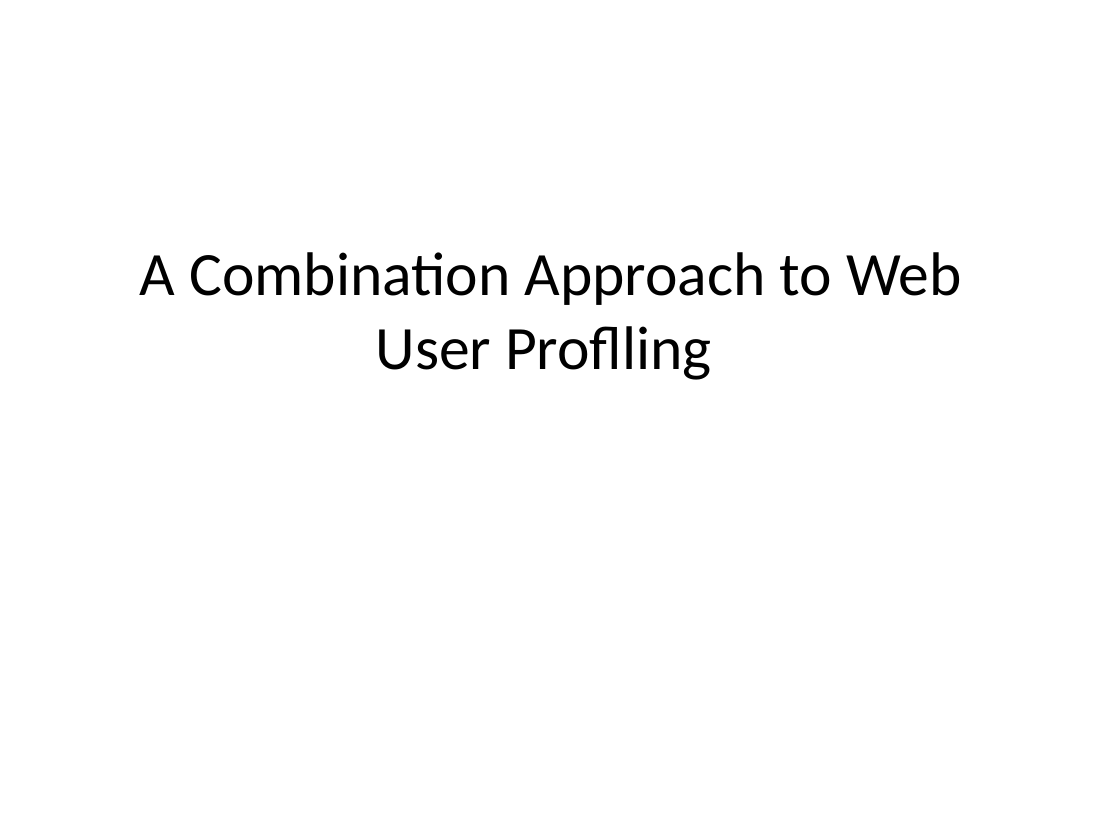
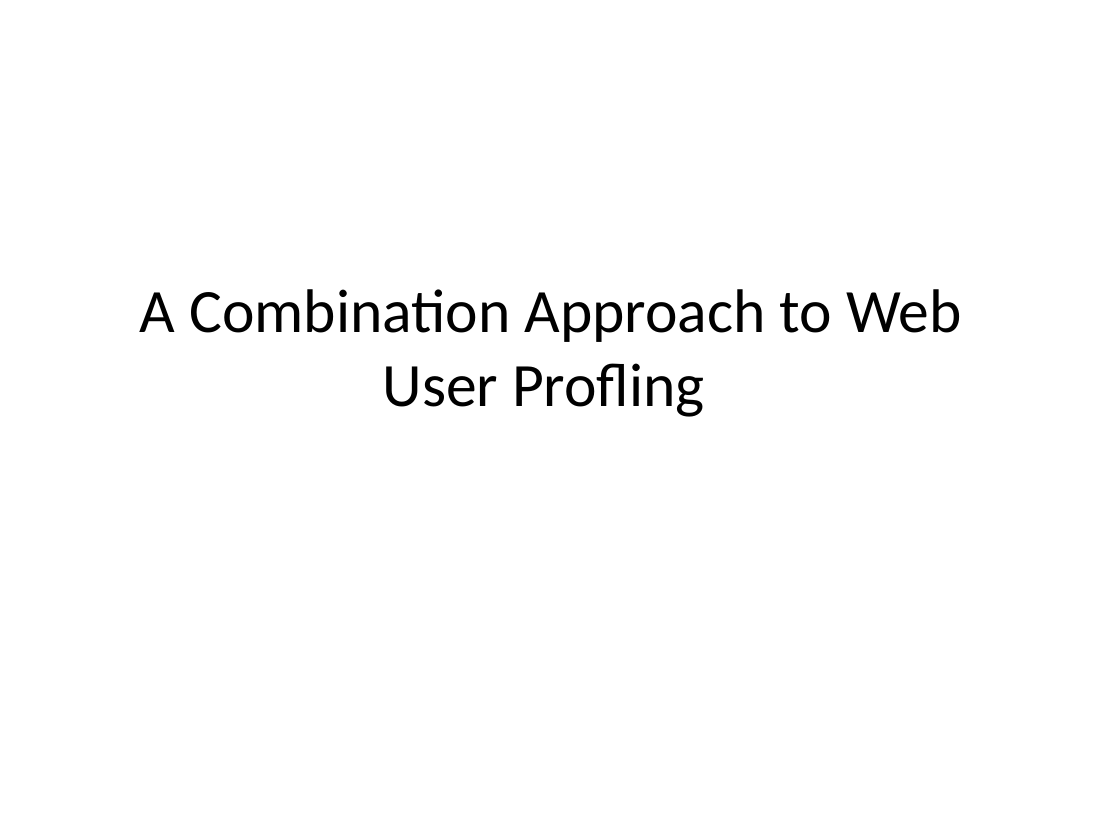
Before and after one commit to zealot919/literature, a slide deck: slide 1 of ppt/A Combination Approach to Web User Proflling.pptx. Drawn at 1120x840 pixels with LibreOffice and Linux fonts; fonts in the diff are those of the drawing. Boxes give left, top, right and bottom in pixels: in the first picture for what was removed or moved away, otherwise in the second. Text is boxed around its words. In the diff, an @@ line names an element or a change of style, - is before the commit and + after.

Commit message:
bijiben6.28

```diff
--- a/ppt/A Combination Approach to Web User Proflling.pptx
+++ b/ppt/A Combination Approach to Web User Proflling.pptx
@@ title at box(140, 289, 962, 417): text changed @@
-A Combination Approach to Web User Proflling
+A Combination Approach to Web User Profling
```
